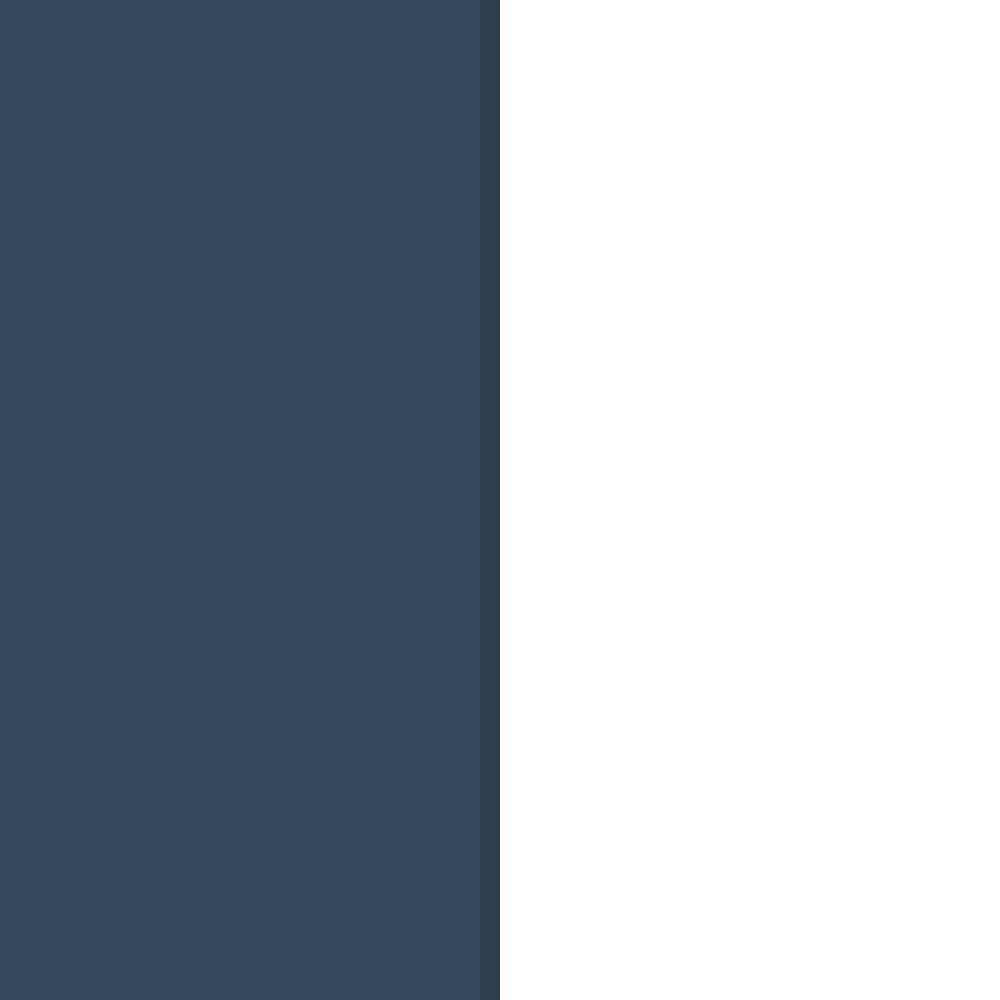
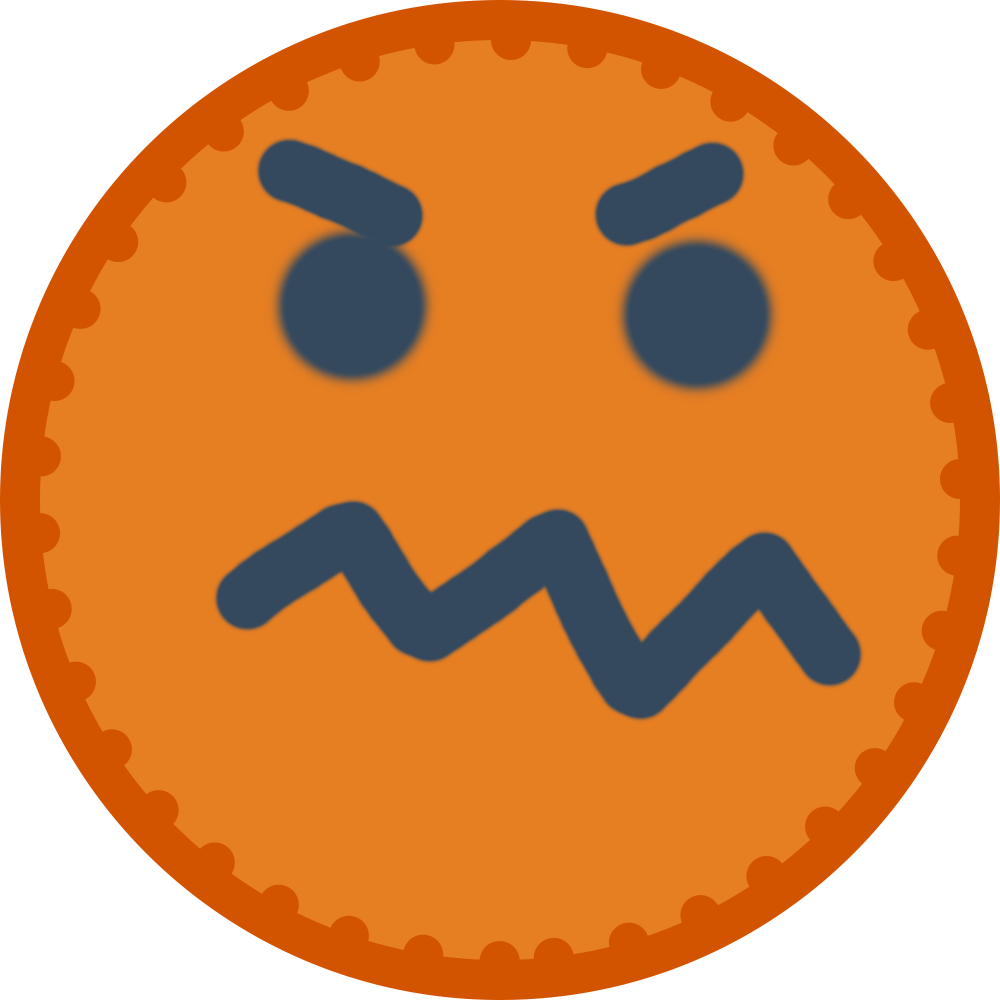
Layer changes from the first 1000 × 1000 image to the second:
hid group "Gruppe 1" (1 layers) over [0,0,500,1000]
added group "Enemy 2" with 3 layers above "Enemy 1" over [0,0,1000,1000]
added layer "Ebene 1" (2nd of 3, in "Enemy 2") in group "Enemy 2" over [211,135,866,724]
added layer "Ellipse 1 Kopie" (2nd of 3, in "Enemy 2") in group "Enemy 2" over [20,20,980,981]
added layer "Ellipse 1" (2nd of 3, in "Enemy 2") in group "Enemy 2" over [0,0,1000,1000]
